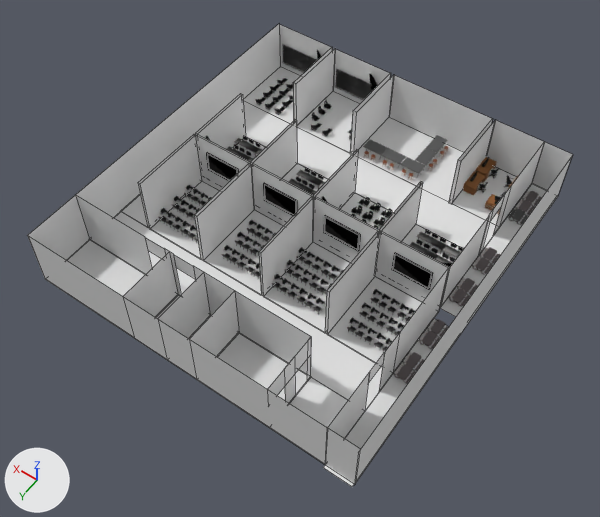
A saved change to the Blender file blenderModel/Model.blend.
Rendered twice from a camera (50 mm lens) standing at (-22.5, 30.5, 48.8) and looking at (-1.0, 0.5, 1.5). The lights are fixed; the arrows at lower left show +X, +Y and +Z. The older version comes first. Mesh edges are drawn as thin lines on the coarser meshes.
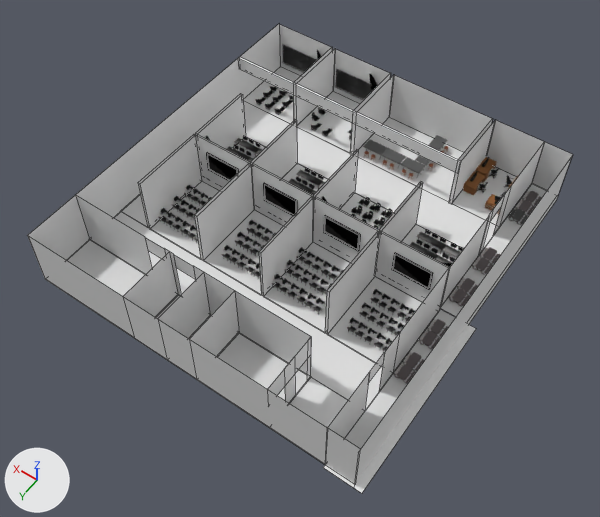
Boxes [x1, y1, x2, y2] around the edits, measured in the pictures (600 x 517 px; the box of a moved part takes in the faces that stretch with it):
'Plane.019', reshaped: before [323, 318, 446, 486]; after [323, 309, 476, 493]
'Cube', added: after [239, 57, 461, 174]
part 1 of me_plane_016, moved or reshaped: [354, 195, 558, 485] in both

Edits to the bpy script that builds the scene:
```text
Change me_plane_016:
    used by ob_plane_015; location = (-13.46, -13.41, 3.62); rotation_euler = (-1.571, 0.0, -1.571), in degrees (-90, 0, -90); scale = (2.77, 2.25, 2.55)
    remove me_plane_016.from_pydata(...)  # 4 vertices, 1 face; spans x -9.28..1.04, y -0.87..1.13, z 0.0
    add me_plane_016.from_pydata(...)  # 4 vertices, 1 face; spans x -9.28..1.04, y -0.87..1.33, z 0.0
    me_plane_016 part 1
    me_plane_016.vertices[2].co: (-9.28, 1.13, 0.0) -> (-9.28, 1.33, 0.0)  # pixel (354, 485) -> pixel (353, 488)
    me_plane_016.vertices[3].co: (1.04, 1.13, 0.0) -> (1.04, 1.33, 0.0)  # pixel (557, 196) -> pixel (556, 200)
Change me_plane_020:
    used by ob_plane_019; location = (-12.36, 5.78, 1.07); scale = (1.05, 6.7, 2.55)
    remove me_plane_020.from_pydata(...)  # 4 vertices, 1 face; spans x -1.0..1.0, y -1.0..1.0, z 0.0
    add me_plane_020.from_pydata(...)  # 4 vertices, 1 face; spans x -1.67..1.0, y -1.14..1.0, z 0.0
    me_plane_020 part 2
    me_plane_020.vertices[0].co: (-1.0, -1.0, 0.0) -> (-1.67, -1.14, 0.0)  # pixel (460, 333) -> pixel (476, 328)
    me_plane_020.vertices[1].co: (1.0, -1.0, 0.0) -> (1.0, -1.14, 0.0)  # pixel (433, 318) -> pixel (440, 309)
    me_plane_020.vertices[2].co: (-1.0, 1.0, 0.0) -> (-1.67, 1.0, 0.0)  # pixel (352, 486) -> pixel (361, 493)
Add me_cube:
    me_cube.from_pydata([(-16.3, -0.9, 0.1), (-16.3, -0.9, 1.2), (-16.3, -0.8, 0.1), (-16.3, -0.8, 1.2), (4.0, -0.9, 0.1), (4.0, -0.9, 1.2), (4.0, -0.8, 0.1), (4.0, -0.8, 1.2)], [], [(0, 1, 3, 2), (2, 3, 7, 6), (6, 7, 5, 4), (4, 5, 1, 0), (2, 6, 4, 0), (7, 3, 1, 5)])
Add ob_cube:
    ob_cube = bpy.data.objects.new('Cube', me_cube)
    ob_cube.location = (9.03, -9.81, 4.67)
```
